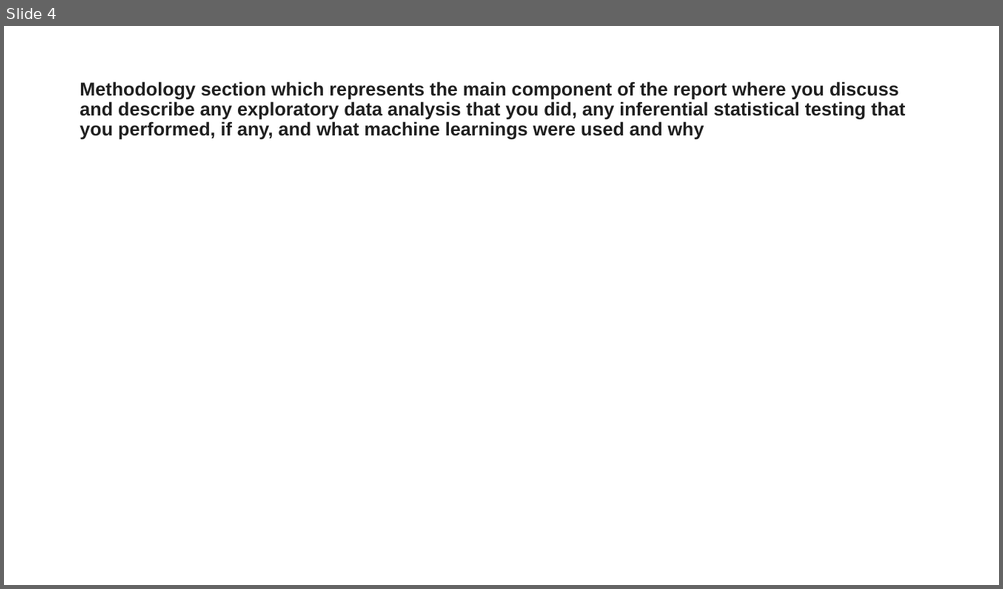
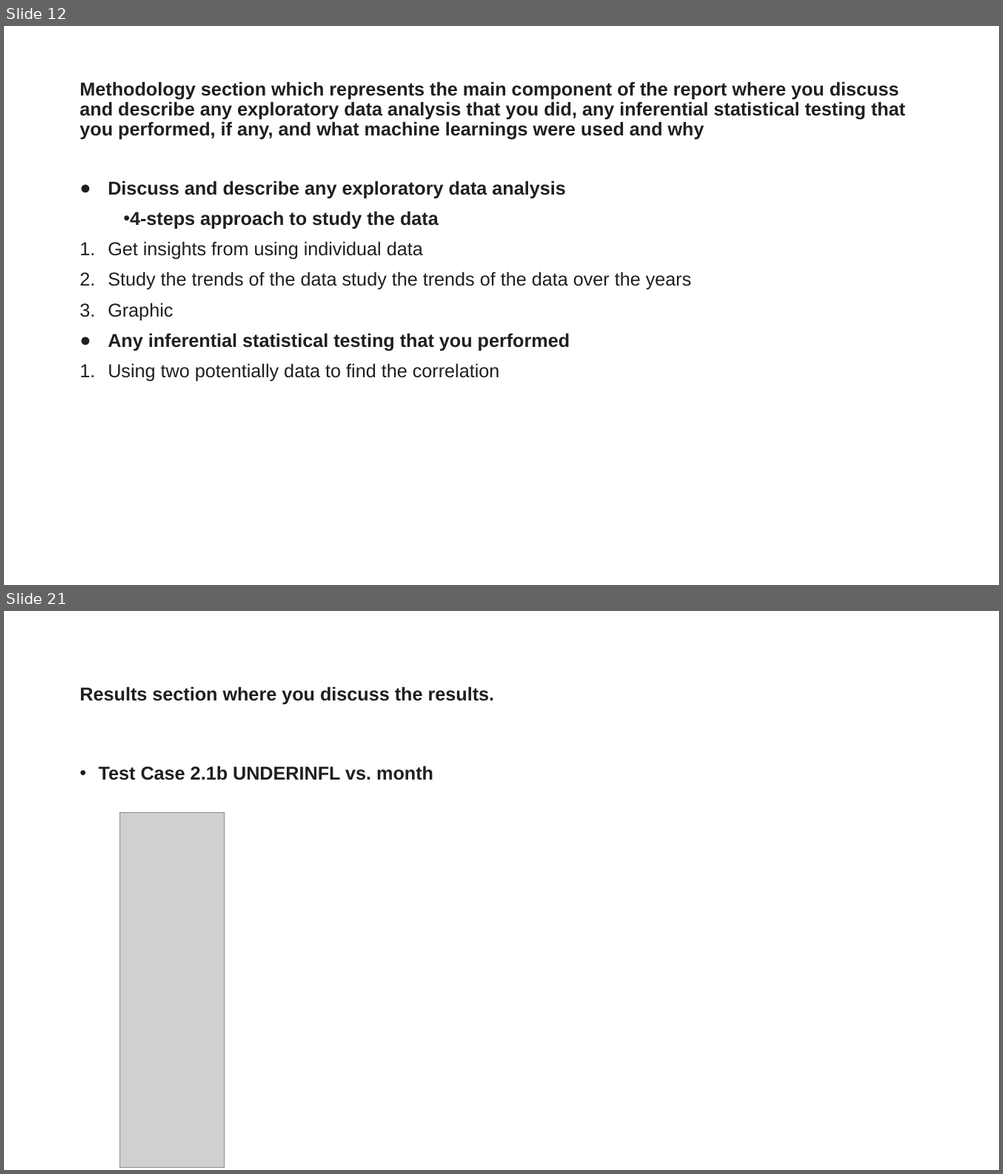
Before and after one commit to on99689nnnnn/Coursera_Capstone, a slide deck: Presentation - Coursera_Capstone.pptx. Shown one above the other, each under a label of ours: slide 4 before the commit, slides 12 and 21 after it; the slides between them are not shown. The pictures are 1003x589 and 1003x1174 pixels, drawn with LibreOffice and Linux fonts; fonts in the diff are those of the drawing; grey boxes stand for pictures. Boxes give left, top, right and bottom in pixels: in the first picture for what was removed or moved away, otherwise in the second. Text is boxed around its words. In the diff, an @@ line names an element or a change of style, - is before the commit and + after.

```diff
--- a/Presentation - Coursera_Capstone.pptx
+++ b/Presentation - Coursera_Capstone.pptx
@@ slide 21 added at (x1=4, y1=611, x2=999, y2=1170), background #FFFFFF @@
@@ title added at (x1=79, y1=686, x2=495, y2=705), 18 pt, text #1F1F1F, bold @@
+Results section where you discuss the results.
@@ text added at (x1=99, y1=766, x2=433, y2=780), 18 pt, text #1F1F1F, bold @@
+• Test Case 2.1b UNDERINFL vs. month
@@ picture added at (x1=119, y1=812, x2=224, y2=1167) @@
@@ what was slide 4 is now slide 12 @@
@@ slide 12 changed as well @@
@@ text added at (x1=108, y1=181, x2=691, y2=382), 18 pt, text #1F1F1F @@
+● Discuss and describe any exploratory data analysis
+• 4-steps approach to study the data
+1. Get insights from using individual data
+2. Study the trends of the data study the trends of the data over the years
+3. Graphic
+● Any inferential statistical testing that you performed
+1. Using two potentially data to find the correlation
```
Also in this commit, not shown: 6 other slides changed, 33 other slides added, 6 other files.
